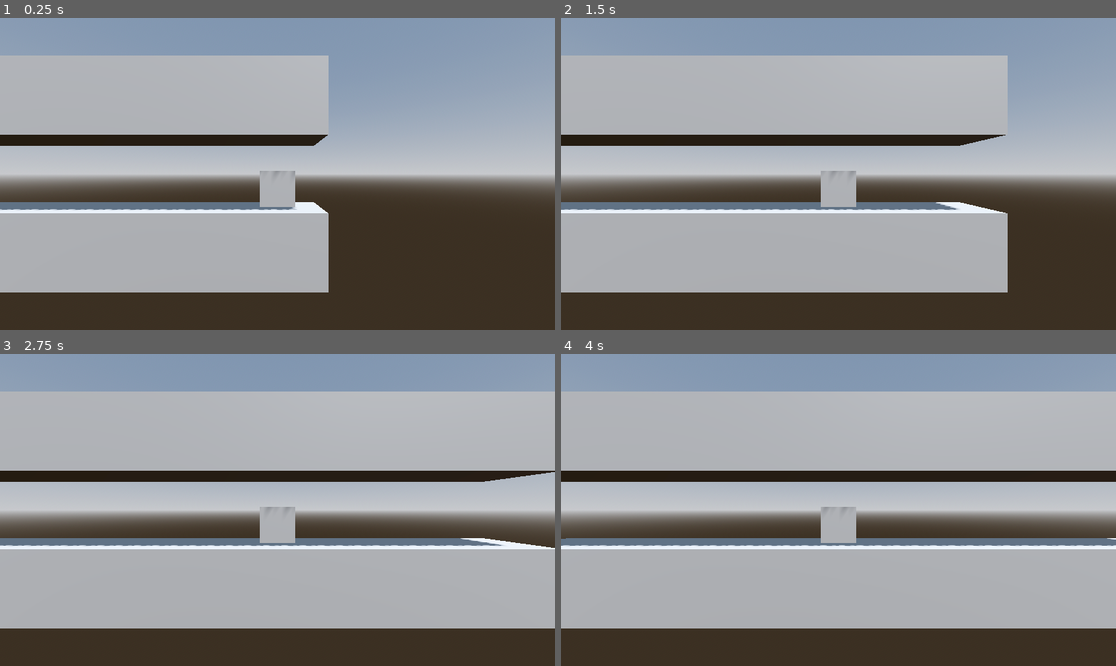
Above: before the commit, frames 1-4 (two rows, left to right).
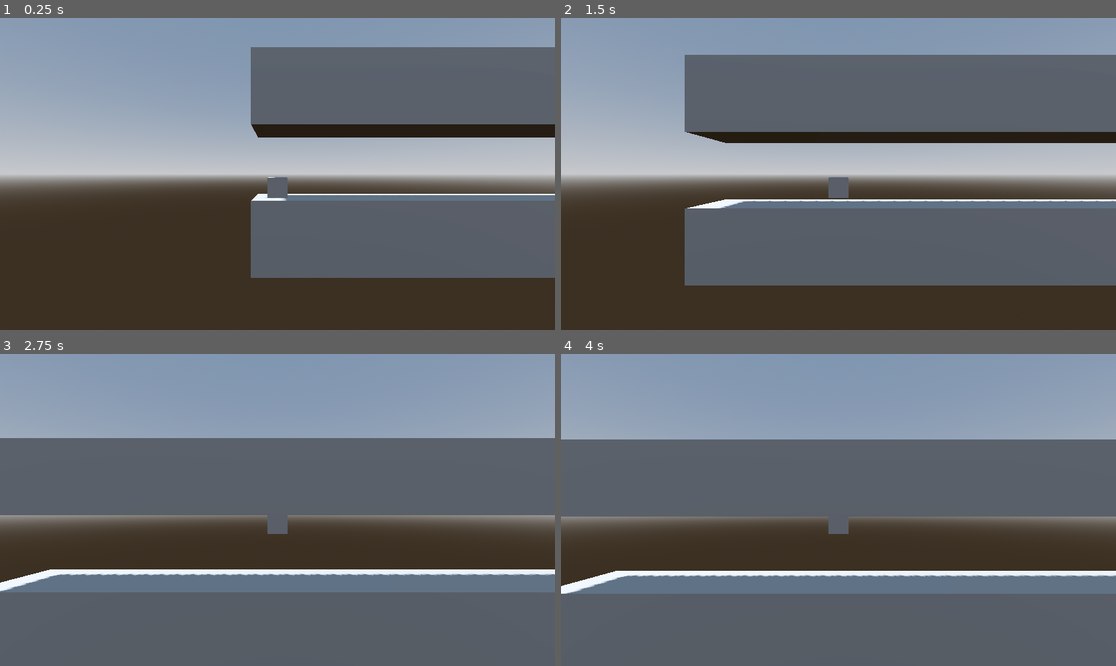
Above: after the commit, the same moments.

Repository: fl9b0y/sewer_game
Game: Godot game, scene res://floor.tscn
Two runs of this game, one before a commit and one after it. Both use one fixed random seed, a clock stepped at 60 frames per second and the inputs below.
Inputs:
- Up to frame 1 (0.25 s): no input
- Up to frame 2 (1.5 s): tap Enter (ui_accept) at 0.5, 1.35 s; hold Right (ui_right) 0.53-1.28 s; hold Enter (ui_accept) 0.53-1.28 s; hold Down (ui_down) from 1.28 s (still down)
- Up to frame 3 (2.75 s): tap Enter (ui_accept) at 1.52, 1.82 s; release Down (ui_down) at 2.03 s; hold Right (ui_right) from 2.03 s (still down); hold Enter (ui_accept) from 2.03 s (still down)
- Up to frame 4 (4 s): release Right (ui_right) at 2.78 s; release Enter (ui_accept) at 2.78 s; hold Up (ui_up) 2.78-3.53 s; tap Enter (ui_accept) at 2.85, 3.02, 3.32 s; hold Left (ui_left) from 3.53 s (still down); hold Enter (ui_accept) from 3.53 s (still down)

The runs differ from the first frame. In frame 1, 54% of the frame differs, in the area x 0-100%, y 9-88%; in frame 2, 54%; in frame 3, 80%; in frame 4, 81%, in the area x 0-100%, y 12-100%.

Commit message:
Jump mechanic

Diff:
--- a/floor.tscn
+++ b/floor.tscn
@@ -38,4 +38,4 @@
 transform = Transform3D(1, 0, 0, 0, 1, 0, 0, 0, 1, 0, -0.205081, -2.15455)
 
 [node name="Camera3D" type="Camera3D" parent="player"]
-transform = Transform3D(-4.37114e-08, 0, 1, 0, 1, 0, -1, 0, -4.37114e-08, 3.0798, 0.205081, 0)
+transform = Transform3D(-4.37114e-08, 0, -1, 0, 1, 0, 1, 0, -4.37114e-08, -3.14006, 0.205081, 0)
--- a/player.gd
+++ b/player.gd
@@ -1,4 +1,5 @@
 extends RigidBody3D
+var multiplier : int = 1
 
 
 # Called when the node enters the scene tree for the first time.
@@ -8,6 +9,20 @@
 
 # Called every frame. 'delta' is the elapsed time since the previous frame.
 func _process(delta: float) -> void:
-	position.z+=0.02
-	if Input.is_action_pressed("ui_accept"):
-		apply_impulse(Vector3.UP*100)
+
+	if Input.is_action_just_pressed("ui_up"):
+		apply_impulse(Vector3.UP*200*delta)
+	if Input.is_action_pressed("ui_right"):
+		apply_force(Vector3(0,0,15))
+	if Input.is_action_pressed("ui_left"):
+		apply_force(Vector3(0,0,-15))
+	if Input.is_action_just_pressed("ui_down"):
+		apply_impulse(Vector3.UP*-200*delta)
+
+	if Input.is_action_just_pressed("ui_accept"):
+		self.mass = 20
+		gravity_scale *=-1
+		apply_impulse(Vector3(0,multiplier*1,0))
+		multiplier*=-1
+		self.mass = 1
+		print(gravity_scale)
--- a/player.tscn
+++ b/player.tscn
@@ -3,12 +3,16 @@
 [ext_resource type="Script" path="res://player.gd" id="1_hud67"]
 
 [sub_resource type="BoxShape3D" id="BoxShape3D_06yp2"]
-size = Vector3(0.5, 0.5, 0.5)
+size = Vector3(0.3, 0.3, 0.3)
 
 [sub_resource type="BoxMesh" id="BoxMesh_ilkdt"]
-size = Vector3(0.5, 0.5, 0.5)
+size = Vector3(0.3, 0.3, 0.3)
 
 [node name="player" type="RigidBody3D"]
+axis_lock_linear_x = true
+axis_lock_angular_x = true
+axis_lock_angular_y = true
+axis_lock_angular_z = true
 script = ExtResource("1_hud67")
 
 [node name="CollisionShape3D" type="CollisionShape3D" parent="."]
